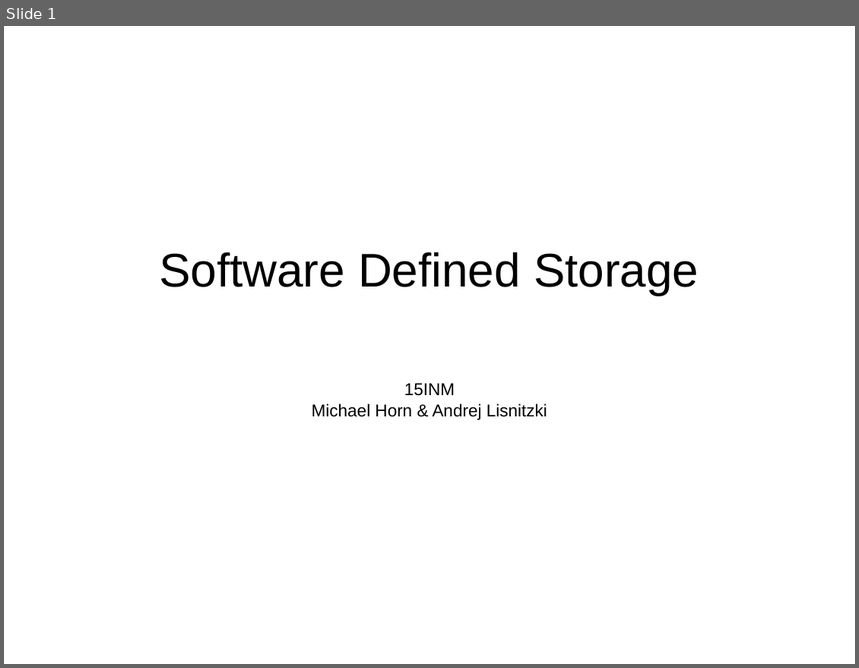
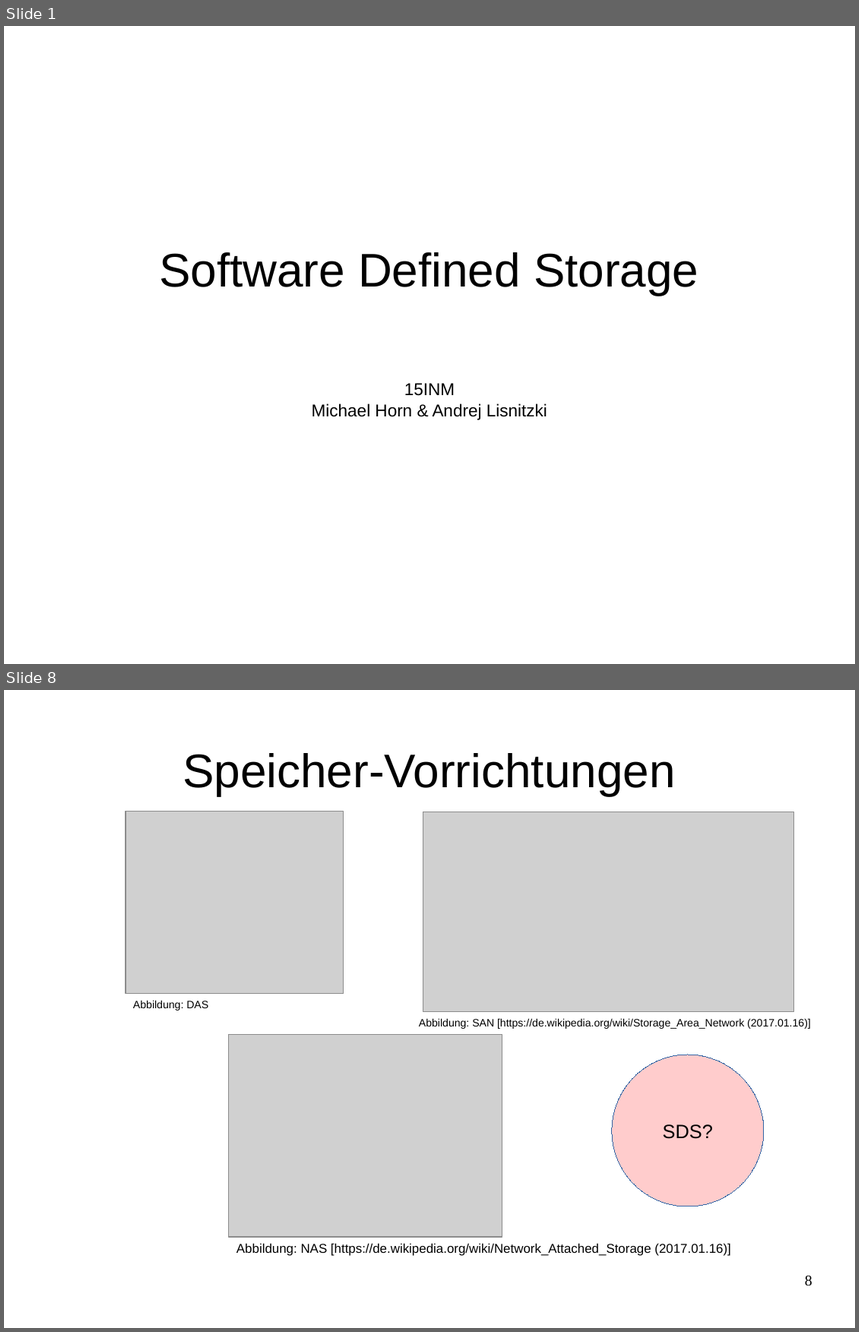
Before and after one commit to celentanos/inora, a slide deck: inora_vortrag.odp. Shown one above the other, each under a label of ours: slide 1 before the commit, slides 1 and 8 after it; the slides between them are not shown. The pictures are 859x668 and 859x1332 pixels, drawn with LibreOffice and Linux fonts; fonts in the diff are those of the drawing; grey boxes stand for pictures. Boxes give left, top, right and bottom in pixels: in the first picture for what was removed or moved away, otherwise in the second. Text is boxed around its words. In the diff, an @@ line names an element or a change of style, - is before the commit and + after.

```diff
--- a/inora_vortrag.odp
+++ b/inora_vortrag.odp
@@ slide 8 added at <box>4,690,855,1328</box>, background #FFFFFF @@
@@ title added at <box>183,753,676,796</box>, 44 pt, text #000000 @@
+Speicher-Vorrichtungen
@@ picture added at <box>126,812,343,993</box> @@
@@ picture added at <box>424,812,794,1012</box> @@
@@ text added at <box>133,1000,208,1011</box>, 10 pt, text #000000 @@
+Abbildung: DAS
@@ text added at <box>419,1018,811,1029</box>, 10 pt, text #000000 @@
+Abbildung: SAN [https://de.wikipedia.org/wiki/Storage_Area_Network (2017.01.16)]
@@ picture added at <box>229,1034,503,1237</box> @@
@@ ellipse added at <box>612,1055,764,1207</box>, fill #FFCCCC, outline #3465A4 0 pt, 18 pt, text #000000 @@
+SDS?
@@ text added at <box>237,1243,731,1256</box>, 12 pt, text #000000 @@
+Abbildung: NAS [https://de.wikipedia.org/wiki/Network_Attached_Storage (2017.01.16)]
@@ page number added at <box>805,1276,813,1287</box>, 14 pt, text #000000 @@
+8
```
Also in this commit, not shown: 7 slides changed, 10 other files.
